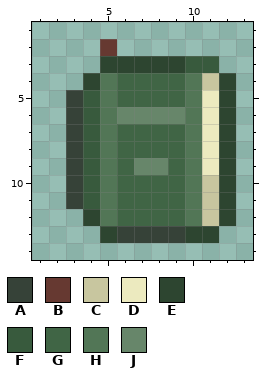
A pixel-art file gets an edit: art/toolbar_icons/journal_toolbar.aseprite. The picture above is the old version.
16x16 pixels, 1 frame. Shown: x 1..13, y 1..14.
Palette (. is transparent): A #364238  B #663931  C #c8c69f  D #eceabf  E #2d4530  F #385a3d  G #406545  H #527656  J #67866a
Pixels before, first column x 3:
 2 ..B.......
 3 ..EEEEEFF.
 4 .EHGGGGHCE
 5 AFHGGGGHDE
 6 AFHJJJJHDE
 7 AFHGGGGHDE
 8 AFHGGGGHDE
 9 AFHGJJGHDE
10 AFHGGGGHCE
11 AFHGGGGHCE
12 .EHGGGGHCE
13 ..EAAAAEE.
The same view after the edit:
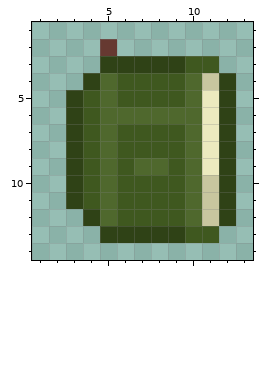
The exact change:
Colour E changes from #2d4530 to #2f4216.
Colour G changes from #406545 to #3f581f.
Colour H changes from #527656 to #4f682d.
Colour A gives way to colour E in rows 5 to 11 at x 3; in row 13 at x 6 to 9.
Colour E gives way to colour G in row 13 at x 10 to 11.
Colour F gives way to colour G in row 3 at x 10 to 11; in rows 5 to 11 at x 4.
Colour J gives way to colour H in row 6 at x 6 to 9; in row 9 at x 7 to 8.
Pixel boxes of the changes (left, top, right, bottom) in both pictures:
changed: (66, 56, 236, 243)
